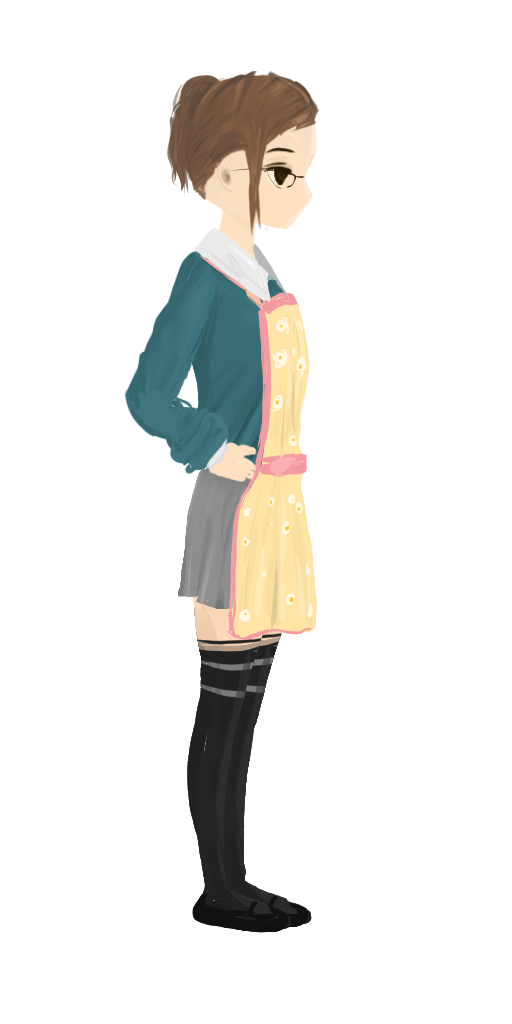
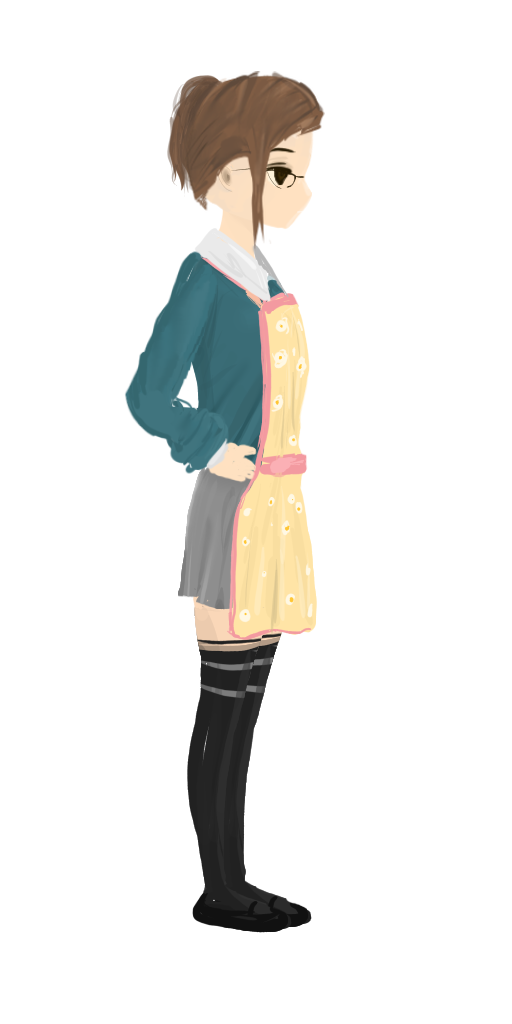
Layers edited between the first and the second 512px x 1024px image:
hid "Staff_Side Merged" over [left=124, top=71, right=325, bottom=933]
painted on "hair_front" over [left=167, top=71, right=325, bottom=256]
painted on "arm_righ" over [left=124, top=192, right=312, bottom=512]
painted on "apron" over [left=192, top=192, right=317, bottom=704]
painted on "head" over [left=183, top=71, right=325, bottom=251]
